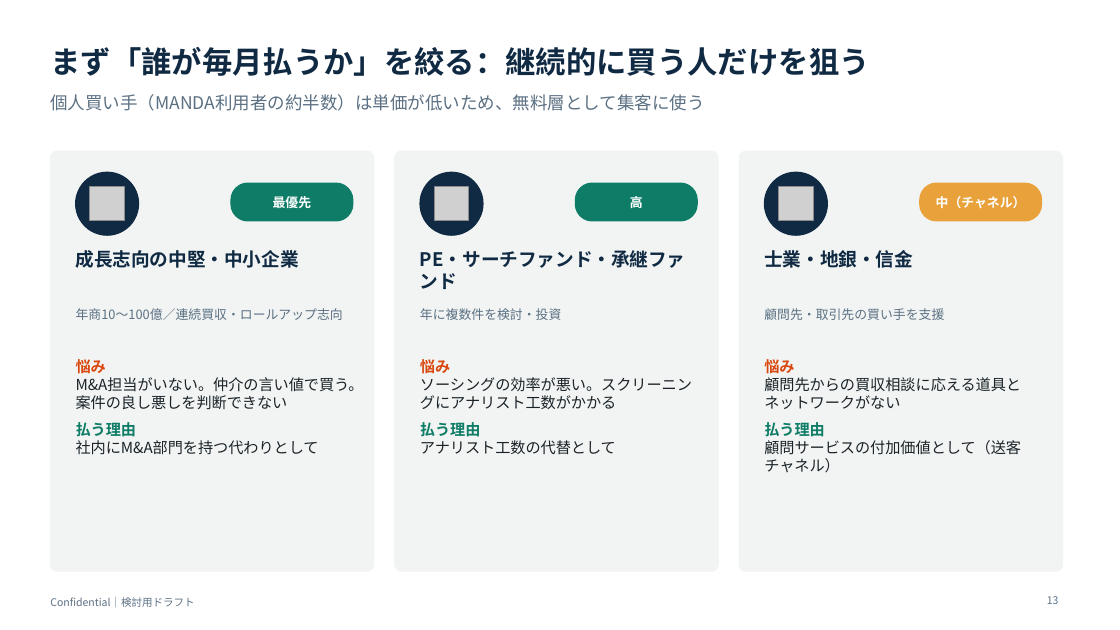
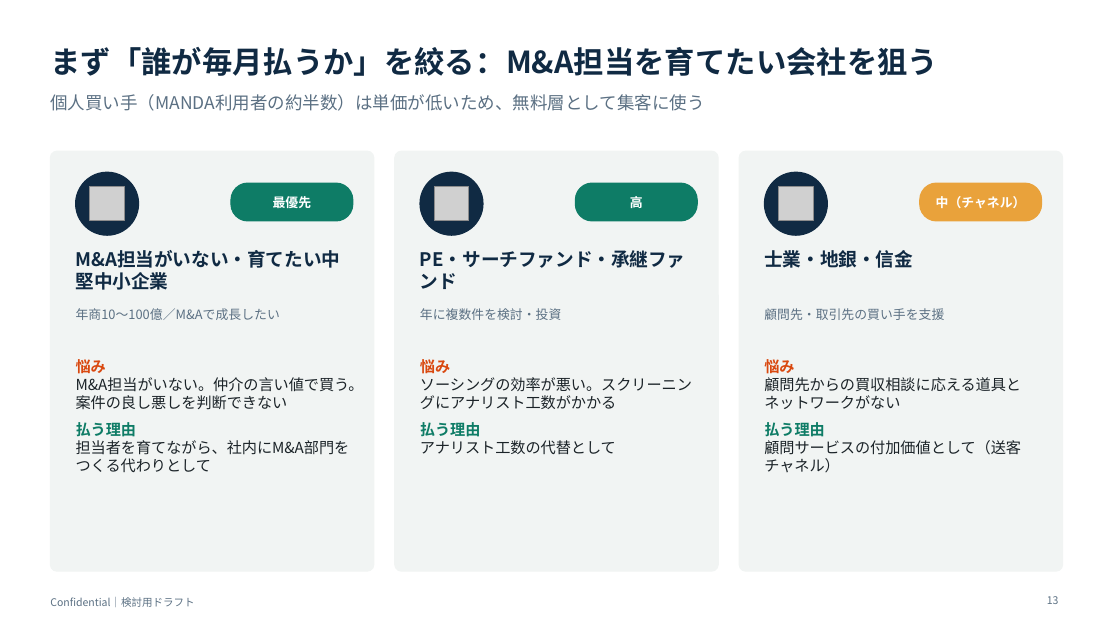
Before and after one commit to nakano-winebank/wine-auction, a slide deck: slide 13 of docs/business/AI_MA_新規事業_レビューと提案.pptx. Drawn at 1120x630 pixels with LibreOffice and Linux fonts; fonts in the diff are those of the drawing; grey boxes stand for pictures. Boxes give left, top, right and bottom in pixels: in the first picture for what was removed or moved away, otherwise in the second. Text is boxed around its words. In the diff, an @@ line names an element or a change of style, - is before the commit and + after.

```diff
--- a/docs/business/AI_MA_新規事業_レビューと提案.pptx
+++ b/docs/business/AI_MA_新規事業_レビューと提案.pptx
@@ title at [50,47,938,76]: text changed @@
-まず「誰が毎月払うか」を絞る：継続的に買う人だけを狙う
+まず「誰が毎月払うか」を絞る：M&A担当を育てたい会社を狙う
@@ text at [76,250,341,290]: text changed @@
-成長志向の中堅・中小企業
+M&A担当がいない・育てたい中堅中小企業
@@ text at [76,308,280,320]: text changed @@
-年商10〜100億／連続買収・ロールアップ志向
+年商10〜100億／M&Aで成長したい
@@ text at [76,440,350,455]: text changed @@
-社内にM&A部門を持つ代わりとして
+担当者を育てながら、社内にM&A部門をつくる代わりとして
```
Also in this commit, not shown: 7 slides added.
